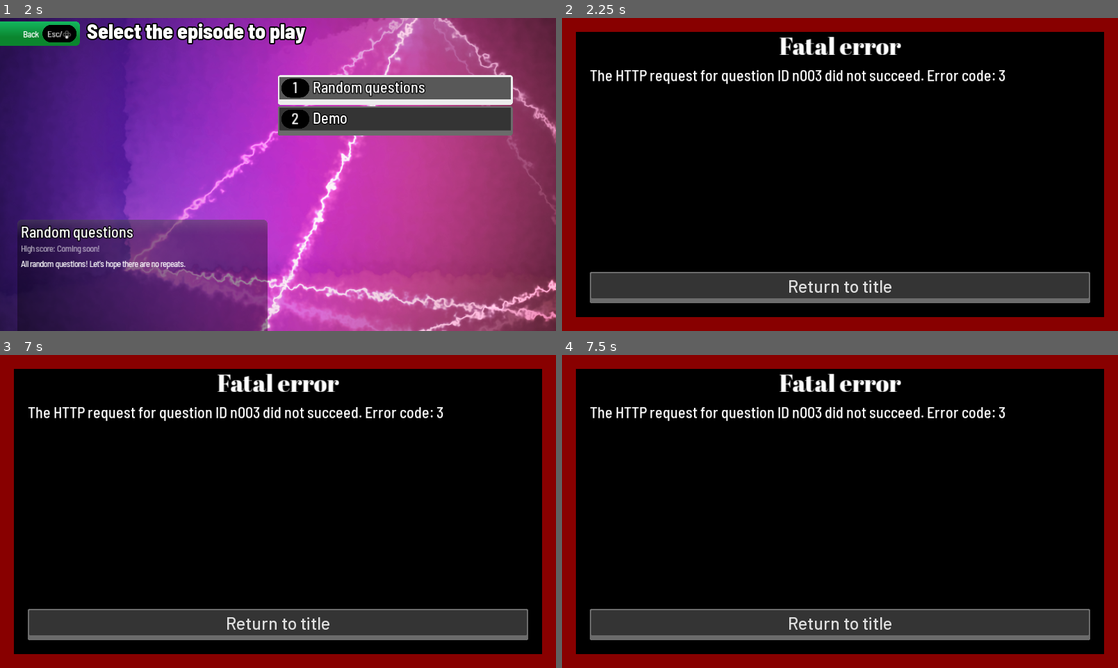
Above: before the commit, frames 1-4 (two rows, left to right).
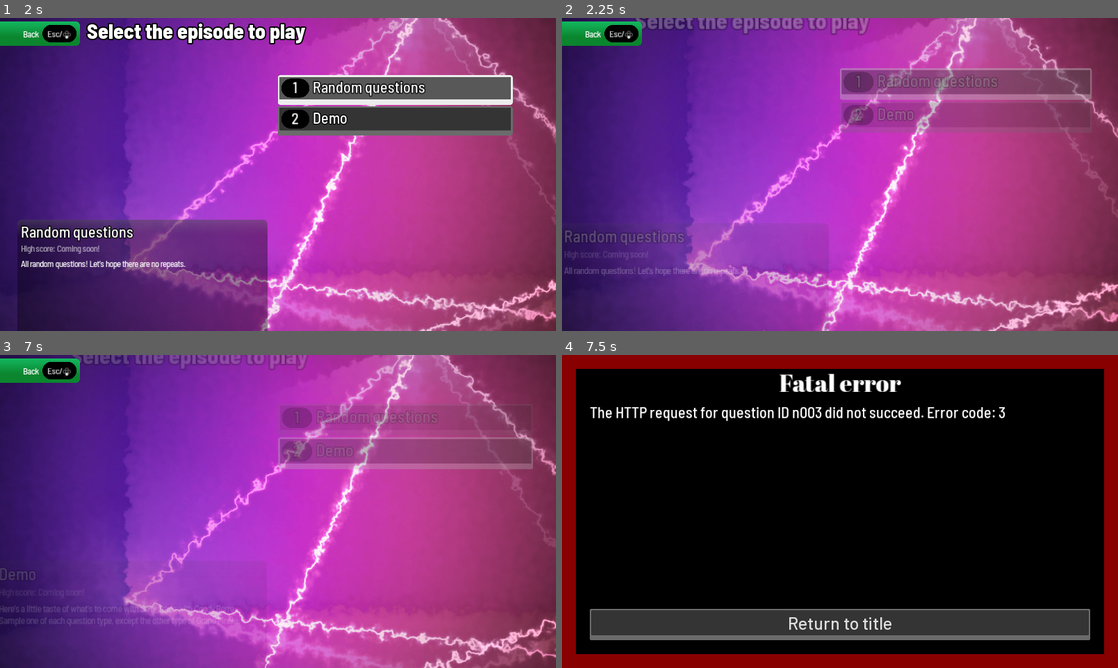
Above: after the commit, the same moments.

Repository: JapanYoshi/salty
Game: Godot game, scene res://SplashScreen.tscn
Two runs of this game, one before a commit and one after it. Both use one fixed random seed, a clock stepped at 60 frames per second and the inputs below. Sound files missing from this copy of the repository are replaced by a short silence.
Inputs (mouse positions are in pixels of both pictures, inside the frame that each line leads up to):
- Up to frame 1 (2 s): tap Enter (ui_accept) at 0.5, 0.77 s; move the mouse to (400, 158) at 0.52 s; hold Right (ui_right) 0.53-1.25 s; hold U (signup2) 0.53-1.25 s; click (400, 158) at 0.67 s; click "Play" at 1.25 s
- Up to frame 2 (2.25 s): click (956, 89) at 2 s
- Up to frame 3 (7 s): move the mouse to (166, 527) at 2.77 s; hold Down (ui_down) 2.78-3.53 s; tap O (signup2b) at 2.85 s; tap Enter (ui_accept) at 3.02, 3.5, 6.77 s; move the mouse to (333, 442) at 3.52 s; hold Right (ui_right) 3.53-4.25 s; tap G at 3.6 s; click "Return to title" at 4.25 s; click "Play" at 5 s; click (394, 458) at 5.75 s; move the mouse to (250, 574) at 6.52 s; hold Q (signup0) from 6.53 s (still down); tap V at 6.6 s; click (250, 574) at 6.67 s
- Up to frame 4 (7.5 s): move the mouse to (1006, 558) at 7.27 s; release Q (signup0) at 7.28 s; hold Left (ui_left) from 7.28 s (still down); tap B at 7.35 s

Frame 1 is identical in both runs. In frame 2, 100% of the frame differs, in the area x 0-100%, y 0-100%; in frame 3, 100%; in frame 4, nothing differs.

Commit message:
Episode loading improvements

Diff:
--- a/Episodes.gd
+++ b/Episodes.gd
@@ -99,7 +99,7 @@
 			disable_controls = true
 			S.play_sfx("menu_confirm")
 			release_focus()
-			get_parent().load_episode(eps[selected_now].filename)
+			get_parent().choose_episode(eps[selected_now].filename)
 	else:
 		focus_shifted(get_focus_owner().name)
 
--- a/Loader.gd
+++ b/Loader.gd
@@ -7,6 +7,9 @@
 
 const question_path = "res://q"
 var random_questions = {}
+
+const q_cache_path = "user://"
+var cached_questions = []
 
 var random_dict = {}
 
@@ -25,6 +28,7 @@
 func _ready():
 	r_separator.compile("\\[#\\d+#\\]")
 	rng.randomize()
+	load_question_cache()
 	load_random_voice_lines()
 	load_random_questions()
 	load_episodes_list()
@@ -32,6 +36,38 @@
 	### Testing
 #	load_question("n001")
 	### End testing
+
+func load_question_cache():
+	var file = File.new()
+	if file.open(q_cache_path + "q_list.csv", File.READ) == OK:
+		cached_questions = file.get_csv_line()
+
+func is_question_cached(id):
+	if id in cached_questions:
+		return true
+	else:
+#		var file = File.new()
+#		if file.file_exists(q_cache_path + "%s.pck" % id):
+#			cached_questions.push_back(id)
+#			return true
+#		else:
+			return false
+
+func append_question_cache(id):
+	cached_questions.push_back(id)
+	save_question_cache()
+
+func clear_question_cache():
+	for id in cached_questions:
+		var dir = Directory.new()
+		dir.remove(q_cache_path + "%s.pck" % id)
+	cached_questions.resize(0)
+	save_question_cache()
+
+func save_question_cache():
+	var file = File.new()
+	if file.open(q_cache_path + "q_list.csv", File.WRITE) == OK:
+		file.store_csv_line(cached_questions)
 
 func load_random_voice_lines():
 	var file = File.new()
--- a/MenuRoot.gd
+++ b/MenuRoot.gd
@@ -53,6 +53,13 @@
 	move_child(current_page, 1)
 	click_mask.hide()
 
+func choose_episode(id):
+	change_scene_to(signup.instance())
+	while !("p_count" in current_page):
+		yield(get_tree().create_timer(0.125), "timeout")
+	pass
+	load_episode(id)
+
 const QUESTION_COUNT = 13
 var time_start = -1
 var load_start = -1
@@ -62,7 +69,6 @@
 	var LOG_FILE = File.new()
 	LOG_FILE.open("u-ser://LOG.txt", File.WRITE)
 	LOG_FILE.close()
-	change_scene_to(signup.instance())
 	cancel_loading = false
 	# get question list
 	R.pass_between.episode_data = Loader.episodes[ep].duplicate(true)
@@ -154,16 +160,22 @@
 
 func async_load_question(q):
 	print("async_load_question(%s)" % q)
-	var url = "https://haitouch.ga/me/salty/%s.pck" % q
-	# Create an HTTP request node and connect its completion signal.
-	http_request.download_file = "user://%s.pck" % q
-	http_request.download_chunk_size = 262144
-	http_request.connect("request_completed", self, "_http_request_completed", [q])
-	# Perform the HTTP request. The URL below returns a PNG image as of writing.
-	var error = http_request.request(url)
-	if error != OK:
-		push_error("An error occurred while making the HTTP request.")
-		return
+	if Loader.is_question_cached(q):
+		print("Question cache exists locally. Loading...")
+		self.call_deferred("_load_question", q)
+	else:
+		print("Downloading question data...")
+		var url = "https://haitouch.ga/me/salty/%s.pck" % q
+		# Create an HTTP request node and connect its completion signal.
+		var download_file = Loader.q_cache_path + "%s.pck" % q
+		http_request.set_download_file(download_file)
+		http_request.download_chunk_size = 262144
+		http_request.connect("request_completed", self, "_http_request_completed", [q])
+		# Perform the HTTP request. The URL below returns a PNG image as of writing.
+		var error = http_request.request(url)
+		if error != OK:
+			push_error("An error occurred while making the HTTP request.")
+			return
 
 # show player how much data is loaded
 func _update_loading_progress(partial):
@@ -188,13 +200,17 @@
 	elif response_code >= 400:
 		R.crash("Tried to load question ID %s, but response code was: %d" % [q, response_code])
 		return
+	Loader.append_question_cache(q)
+	_load_question(q)
+
+func _load_question(q):
 	# not sure what to do when loaded...
 	# check file existence
 	var LOG_FILE = File.new()
 	LOG_FILE.open("user://LOG.txt", File.READ_WRITE)
 	LOG_FILE.seek_end()
 	var file = File.new()
-	if file.file_exists("user://%s.pck" % q):
+	if file.file_exists(Loader.q_cache_path + "/%s.pck" % q):
 		var success: bool = ProjectSettings.load_resource_pack(ProjectSettings.globalize_path("user://%s.pck" % q), true)
 		if !success:
 			R.crash("Could not load resource pack for question ID %s. The file appears to not have been saved." % q)
@@ -207,18 +223,17 @@
 			file.open("res://q/%s/_question.gdcfg" % q, File.READ)
 			LOG_FILE.store_line("# New question loaded:\n" + file.get_as_text())
 			file.close()
-		# check last file
-		q = R.pass_between.episode_data.question_id[0]
-		if !file.file_exists("res://q/%s/title.wav.import" % q):
-			R.crash("Loaded resource pack for question ID %s, but it has not been correctly extracted." % q + "Cause of failure: res://q/%s/title.wav.import does not exist." % q)
-		if !file.file_exists("res://q/%s/_question.gdcfg" % q):
-			R.crash("Loaded resource pack for question ID %s, but it has not been correctly extracted." % q + "Cause of failure: res://q/%s/_question.gdcfg does not exist." % q)
-		else:
-			file.open("res://q/%s/_question.gdcfg" % q, File.READ)
-			LOG_FILE.store_line("# First question content is now:\n" + file.get_as_text())
-			file.close()
+#		# check last file
+#		q = R.pass_between.episode_data.question_id[0]
+#		if !file.file_exists("res://q/%s/title.wav.import" % q):
+#			R.crash("Loaded resource pack for question ID %s, but it has not been correctly extracted." % q + "Cause of failure: res://q/%s/title.wav.import does not exist." % q)
+#		if !file.file_exists("res://q/%s/_question.gdcfg" % q):
+#			R.crash("Loaded resource pack for question ID %s, but it has not been correctly extracted." % q + "Cause of failure: res://q/%s/_question.gdcfg does not exist." % q)
+#		else:
+#			file.open("res://q/%s/_question.gdcfg" % q, File.READ)
+#			LOG_FILE.store_line("# First question content is now:\n" + file.get_as_text())
+#			file.close()
 		LOG_FILE.close()
-		file.close() # just in case
 		emit_signal("next_question_please")
 	else:
 		R.crash("Resource pack is not downloaded.")
